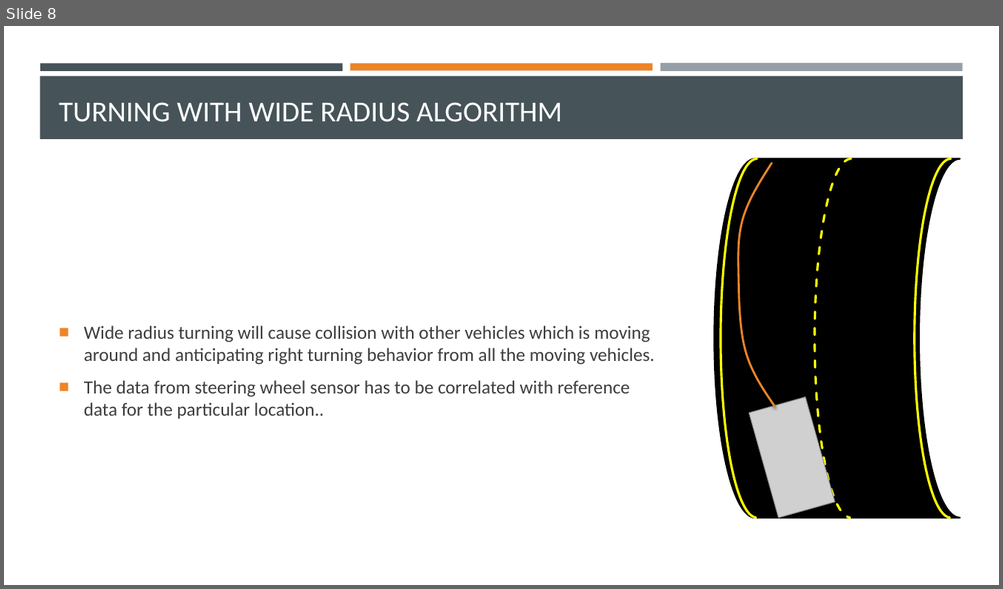
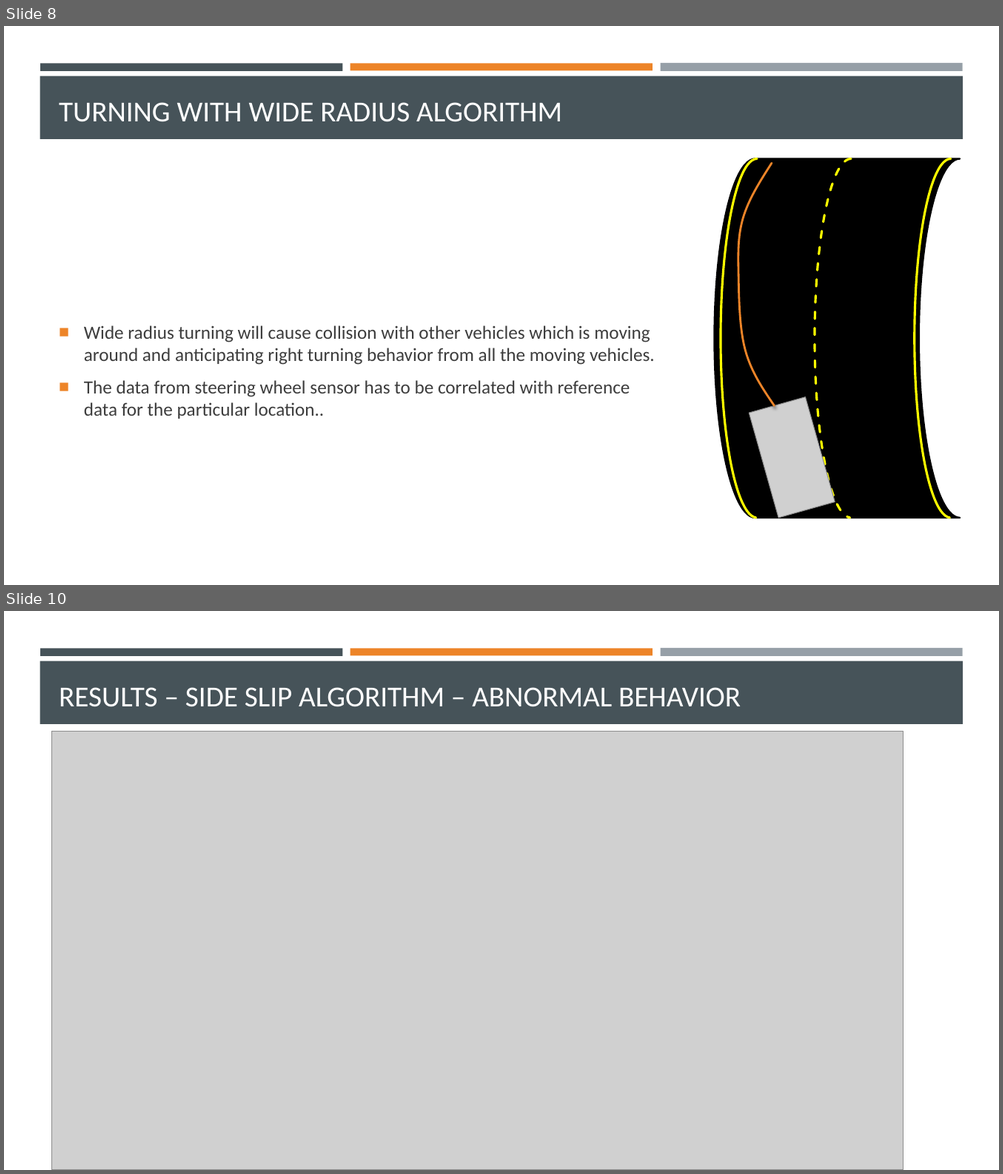
Before and after one commit to xaviervinu/mtechproject, a slide deck: doc/Vinu_Xavier_16MPD0024_Status_03.pptx. Shown one above the other, each under a label of ours: slide 8 before the commit, slides 8 and 10 after it; the slides between them are not shown. The pictures are 1003x589 and 1003x1174 pixels, drawn with LibreOffice and Linux fonts; fonts in the diff are those of the drawing; grey boxes stand for pictures. Boxes give left, top, right and bottom in pixels: in the first picture for what was removed or moved away, otherwise in the second. Text is boxed around its words. In the diff, an @@ line names an element or a change of style, - is before the commit and + after.

```diff
--- a/doc/Vinu_Xavier_16MPD0024_Status_03.pptx
+++ b/doc/Vinu_Xavier_16MPD0024_Status_03.pptx
@@ slide 10 added at (x1=4, y1=611, x2=999, y2=1170), background #FFFFFF; not listed: 4 template elements that a slide beside it also shows @@
@@ title added at (x1=59, y1=687, x2=740, y2=707), 28 pt, text #FFFFFF @@
+RESULTS – SIDE SLIP ALGORITHM – ABNORMAL BEHAVIOR
@@ picture added at (x1=52, y1=731, x2=903, y2=1170) @@
```
Also in this commit, not shown: 2 slides changed, 3 other slides added, 2 other files.
